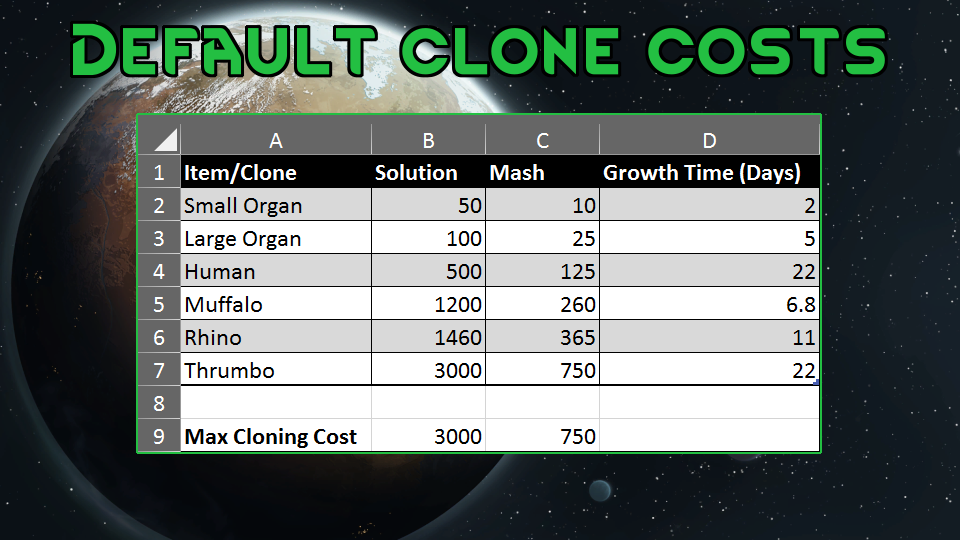
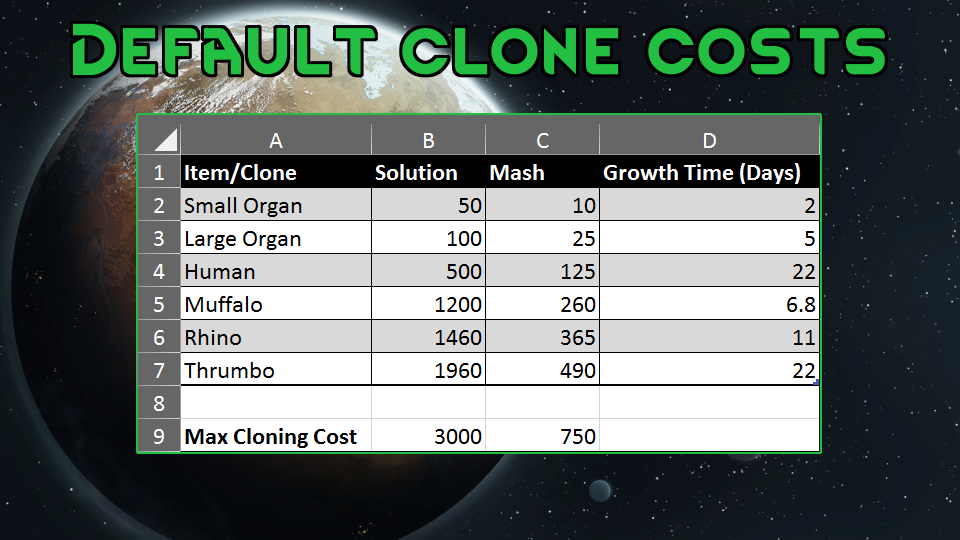
Layers edited between the first and the second w=960, h=540 image:
added layer "thrumbo correction" above "Overlay Stroke" over [137,352,584,386]
